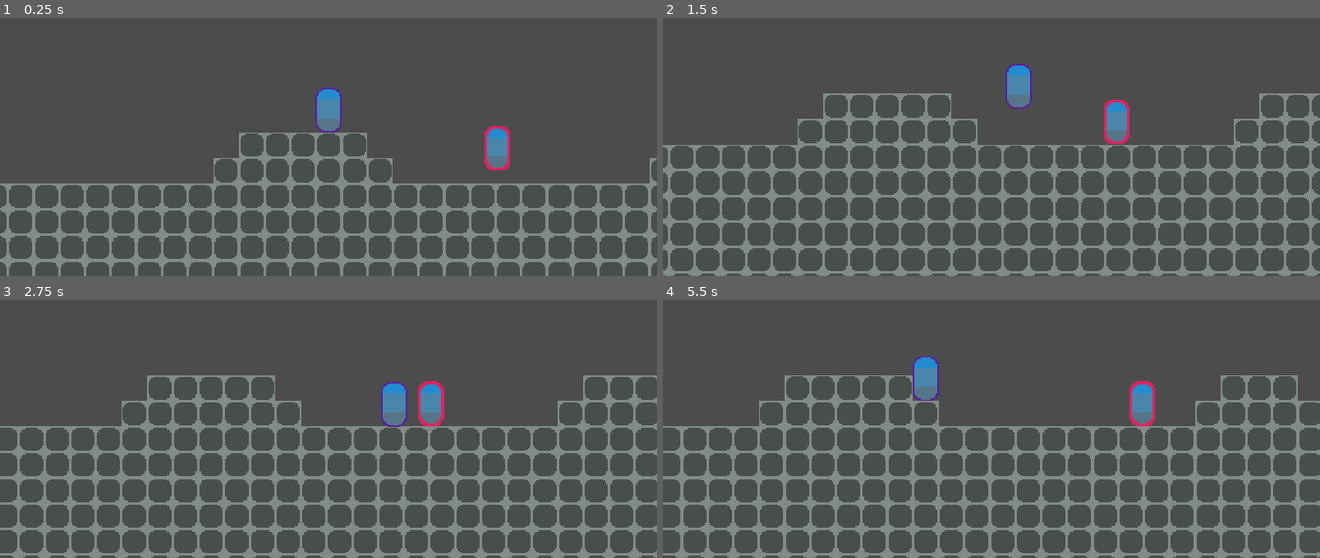
Above: before the commit, frames 1-4 (two rows, left to right).
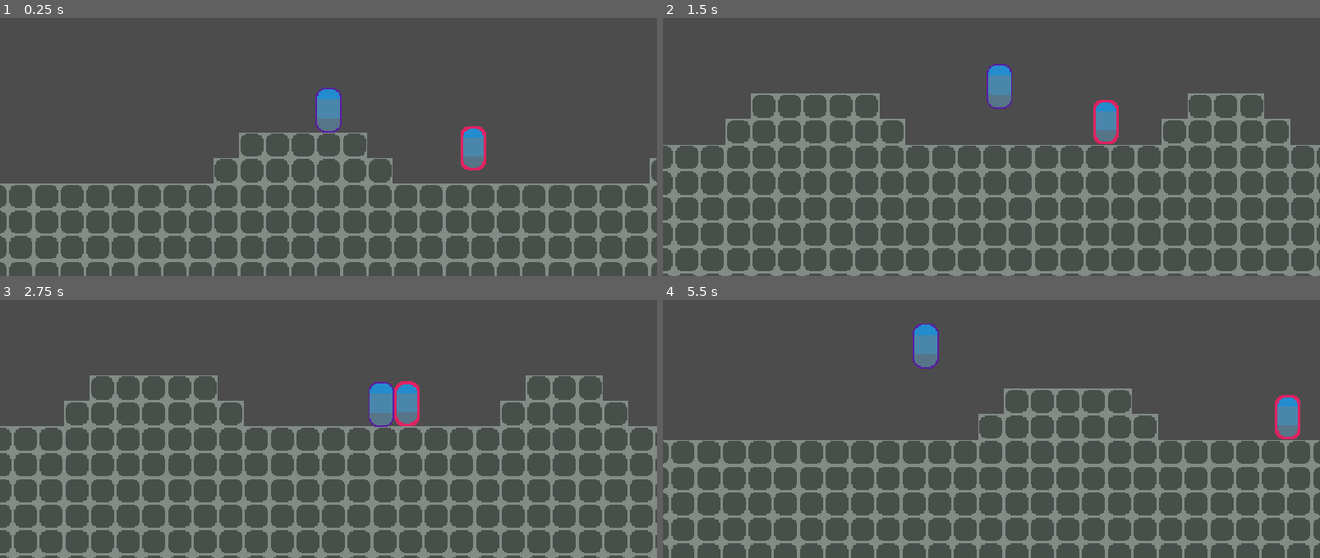
Above: after the commit, the same moments.

Repository: demanxd/YAPS_BO
Game: Godot game, scene res://aux_tscn/Empty_scene.tscn
The game is run twice, just before and just after one commit, with the same random seed, the same clock (stepped at 60 frames per second) and the same inputs.
Inputs:
- Up to frame 1 (0.25 s): no input
- Up to frame 2 (1.5 s): hold D (move_right) 0.53-1.28 s; tap Space (jump) at 0.6, 0.77, 1.07, 1.35 s; hold A (move_left) from 1.28 s (still down)
- Up to frame 3 (2.75 s): tap Space (jump) at 1.52, 1.82, 2.1 s; release A (move_left) at 2.03 s; hold D (move_right) from 2.03 s (still down)
- Up to frame 4 (5.5 s): tap Space (jump) at 2.85, 3.02, 3.32, 3.6, 3.77, 4.07, 4.35, 4.52, 4.82, 5.1 s; release D (move_right) at 3.53 s; hold A (move_left) from 3.53 s (still down)

The runs differ from the first frame. In frame 1, 1.2% of the frame differs, in the area x 70-78%, y 41-60%; in frame 2, 18%; in frame 3, 18%; in frame 4, 30%, in the area x 0-100%, y 9-100%.

Commit message:
Folower no is a child of Walker

Diff:
--- a/Project_Rise/godot/BlockOut/Actor.gd
+++ b/Project_Rise/godot/BlockOut/Actor.gd
@@ -5,24 +5,34 @@
 # such as speed and are affected by gravity.
 
 
-export var speed = Vector2(150.0, 350.0)
-export var run_md = 1.5
-onready var is_run = false
-onready var gravity = ProjectSettings.get("physics/2d/default_gravity")
+export var speed_base = Vector2(150.0, 350.0)
 export var is_moveble = false
 export var mass = 1
+export var local_speed_md = 1.0
+onready var gravity = ProjectSettings.get("physics/2d/default_gravity")
+onready var speed = Vector2.ZERO
+
 
 const FLOOR_NORMAL = Vector2.UP
 
 var _velocity = Vector2.ZERO
+
+func _ready():
+	speed.x = local_speed_md * speed_base.x
+	speed.y = speed_base.y
+	print_debug(speed)
 
 # _physics_process is called after the inherited _physics_process function.
 # This allows the Player and Enemy scenes to be affected by gravity.
 func _physics_process(delta):
 	_velocity.y += gravity * delta
 
-func speed_set(expr : float):
+func speed_set(expr : Vector2):
 	speed = expr
 
 func speed_get():
 	return speed
+
+func set_local_speed_md(modificator : float):
+	local_speed_md = modificator
+	speed.x = local_speed_md * speed_base.x
--- a/Project_Rise/godot/BlockOut/aux_tscn/Empty_scene.tscn
+++ b/Project_Rise/godot/BlockOut/aux_tscn/Empty_scene.tscn
@@ -15,7 +15,9 @@
 
 [node name="Player" parent="." instance=ExtResource( 2 )]
 position = Vector2( 209.792, -77.8364 )
+collision_mask = 35
 is_moveble = true
+local_speed_md = 1.5
 
 [node name="MainCamera" parent="Player" instance=ExtResource( 3 )]
 current = true
@@ -29,3 +31,4 @@
 [node name="Walker" parent="." instance=ExtResource( 5 )]
 position = Vector2( 303.928, -53.801 )
 is_moveble = true
+local_speed_md = 0.5
--- a/Project_Rise/godot/BlockOut/aux_tscn/Folower.gd
+++ b/Project_Rise/godot/BlockOut/aux_tscn/Folower.gd
@@ -1,5 +1,5 @@
 class_name Folower
-extends Actor
+extends Walker
 
 
 enum{
@@ -24,7 +24,7 @@
 
 var knockback = Vector2.ZERO
 
-onready var sprite = $Sprite
+#onready var sprite = $Sprite
 #onready var stats = $Stats
 onready var playerDetectionZone = $PlayerDetectionZone
 #onready var hurtBox = $Hurtbox
@@ -71,7 +71,7 @@
 
 #	if softCollision.is_colliding():
 #		velocity += softCollision.get_push_vector() * delta * 400
-	calculate_move_velocity(velocity,wanderController.target_position,Vector2.RIGHT,false)
+	calculate_move_velocity(velocity)#,wanderController.target_position,Vector2.RIGHT,false)
 
 	var direction = Vector2.RIGHT
 
@@ -83,16 +83,16 @@
 		)
 
 
-func calculate_move_velocity(linear_velocity,direction,speed,is_jump_interrupted):
-	var velocity = linear_velocity
-	velocity.x = speed.x * direction.x
-	if direction.y != 0.0:
-		velocity.y = speed.y * direction.y
-	if is_jump_interrupted:
-		# Decrease the Y velocity by multiplying it, but don't set it to 0
-		# as to not be too abrupt.
-		velocity.y *= 0.4
-	return velocity
+#func calculate_move_velocity(linear_velocity,direction,speed,is_jump_interrupted):
+#	var velocity = linear_velocity
+#	velocity.x = speed.x * direction.x
+#	if direction.y != 0.0:
+#		velocity.y = speed.y * direction.y
+#	if is_jump_interrupted:
+#		# Decrease the Y velocity by multiplying it, but don't set it to 0
+#		# as to not be too abrupt.
+#		velocity.y *= 0.4
+#	return velocity
 
 
 
--- a/Project_Rise/godot/BlockOut/aux_tscn/Folower.tscn
+++ b/Project_Rise/godot/BlockOut/aux_tscn/Folower.tscn
@@ -19,6 +19,17 @@
 [node name="CollisionShape2D" type="CollisionShape2D" parent="."]
 shape = SubResource( 1 )
 
+[node name="Platform_Detector" type="RayCast2D" parent="."]
+cast_to = Vector2( 0, 20 )
+
+[node name="Floor_Detector_Right" type="RayCast2D" parent="."]
+position = Vector2( 11, 0 )
+cast_to = Vector2( 0, 20 )
+
+[node name="Floor_Detector_Left" type="RayCast2D" parent="."]
+position = Vector2( -11, 0 )
+cast_to = Vector2( 0, 20 )
+
 [node name="PlayerDetectionZone" type="Area2D" parent="."]
 
 [node name="CollisionShape2D" type="CollisionShape2D" parent="PlayerDetectionZone"]
--- a/Project_Rise/godot/BlockOut/aux_tscn/Player.gd
+++ b/Project_Rise/godot/BlockOut/aux_tscn/Player.gd
@@ -15,6 +15,7 @@
 onready var sprite = $Sprite
 onready var camera = $Camera2D
 onready var timer = $Timer
+
 
 
 func _ready():
@@ -94,8 +95,6 @@
 		# Decrease the Y velocity by multiplying it, but don't set it to 0
 		# as to not be too abrupt.
 		velocity.y *= 0.4
-	if is_run:
-		velocity.x *= run_md
 	return velocity
 
 
--- a/Project_Rise/godot/BlockOut/aux_tscn/Walker.gd
+++ b/Project_Rise/godot/BlockOut/aux_tscn/Walker.gd
@@ -1,4 +1,4 @@
-class_name Enemy
+class_name Walker
 extends Actor
 
 
@@ -43,12 +43,9 @@
 	# We only update the y value of _velocity as we want to handle the horizontal movement ourselves.
 	_velocity.y = move_and_slide(_velocity, FLOOR_NORMAL).y
 
-	# We flip the Sprite depending on which way the enemy is moving.
-	sprite.scale.x = 1 if _velocity.x > 0 else -1
 
-#	var animation = get_new_animation()
-#	if animation != animation_player.current_animation:
-#		animation_player.play(animation)
+
+
 
 
 # This function calculates a new velocity whenever you need it.
@@ -56,15 +53,12 @@
 func calculate_move_velocity(linear_velocity):
 	var velocity = linear_velocity
 
-	if not floor_detector_left.is_colliding() :#or whall_detector_right.is_colliding():
-		print_debug("not left")
+	if not floor_detector_left.is_colliding():
 		velocity.x = speed.x
-	elif not floor_detector_right.is_colliding() :#or whall_detector_left.is_colliding():
-		print_debug("not right")
+	elif not floor_detector_right.is_colliding():
 		velocity.x = -speed.x
 
 	if is_on_wall():
-		print_debug("is_on_wall")
 		velocity.x *= -1
 
 	return velocity
--- a/Project_Rise/godot/BlockOut/aux_tscn/Walker.tscn
+++ b/Project_Rise/godot/BlockOut/aux_tscn/Walker.tscn
@@ -16,28 +16,19 @@
 position = Vector2( -0.0262785, -0.052556 )
 texture = ExtResource( 2 )
 
-[node name="Whall_Detector_Right" type="RayCast2D" parent="."]
-position = Vector2( 0, 10 )
-cast_to = Vector2( 15, 0 )
-collision_mask = 33
-
-[node name="Whall_Detector_Left" type="RayCast2D" parent="."]
-position = Vector2( 0, 10 )
-cast_to = Vector2( -15, 0 )
-collision_mask = 33
-
 [node name="Platform_Detector" type="RayCast2D" parent="."]
+enabled = true
 cast_to = Vector2( 0, 18 )
 collision_mask = 33
 
 [node name="Floor_Detector_Right" type="RayCast2D" parent="."]
-position = Vector2( 12, 0 )
+position = Vector2( 11, 0 )
 enabled = true
 cast_to = Vector2( 0, 20 )
 collision_mask = 32
 
 [node name="Floor_Detector_Left" type="RayCast2D" parent="."]
-position = Vector2( -12, 0 )
+position = Vector2( -11, 0 )
 enabled = true
 cast_to = Vector2( 0, 20 )
 collision_mask = 32
--- a/Project_Rise/godot/BlockOut/project.godot
+++ b/Project_Rise/godot/BlockOut/project.godot
@@ -14,12 +14,7 @@
 "language": "GDScript",
 "path": "res://Actor.gd"
 }, {
-"base": "Actor",
-"class": "Enemy",
-"language": "GDScript",
-"path": "res://aux_tscn/Walker.gd"
-}, {
-"base": "Actor",
+"base": "Walker",
 "class": "Folower",
 "language": "GDScript",
 "path": "res://aux_tscn/Folower.gd"
@@ -28,12 +23,17 @@
 "class": "Player",
 "language": "GDScript",
 "path": "res://aux_tscn/Player.gd"
+}, {
+"base": "Actor",
+"class": "Walker",
+"language": "GDScript",
+"path": "res://aux_tscn/Walker.gd"
 } ]
 _global_script_class_icons={
 "Actor": "",
-"Enemy": "",
 "Folower": "",
-"Player": ""
+"Player": "",
+"Walker": ""
 }
 
 [application]
